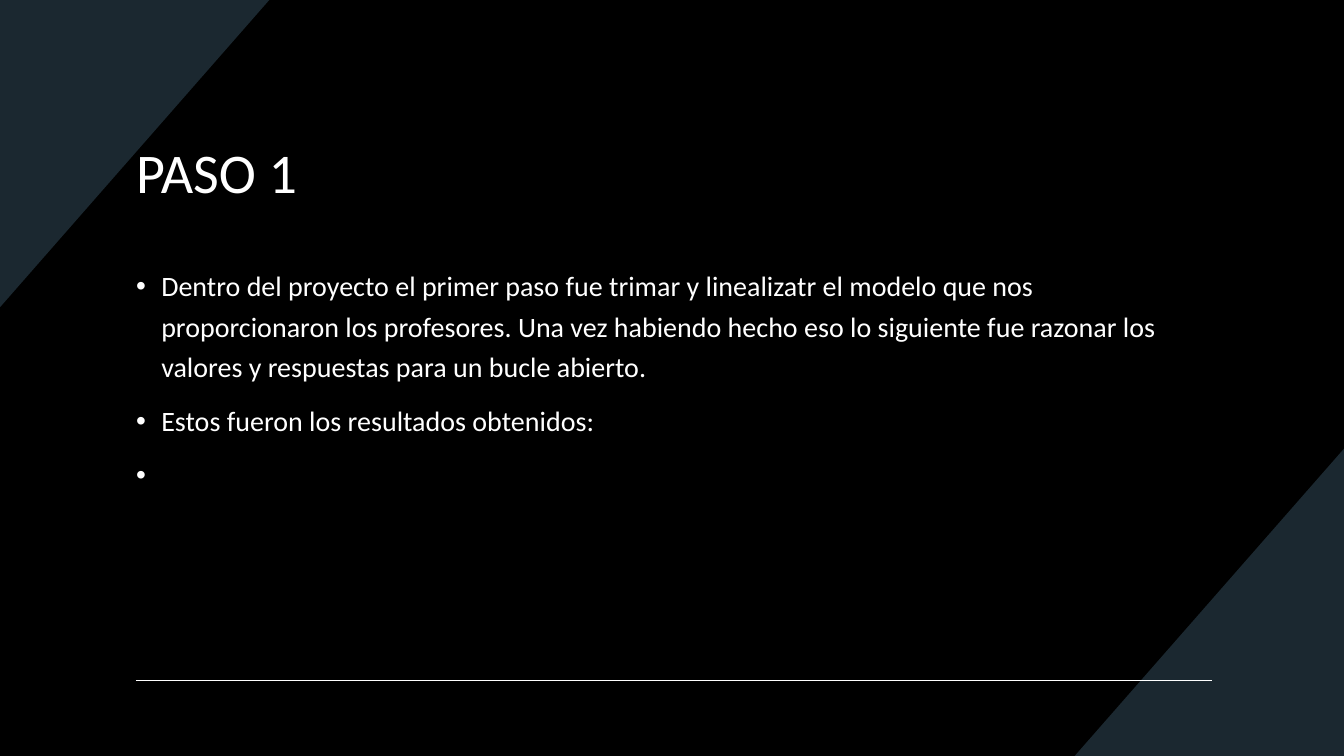
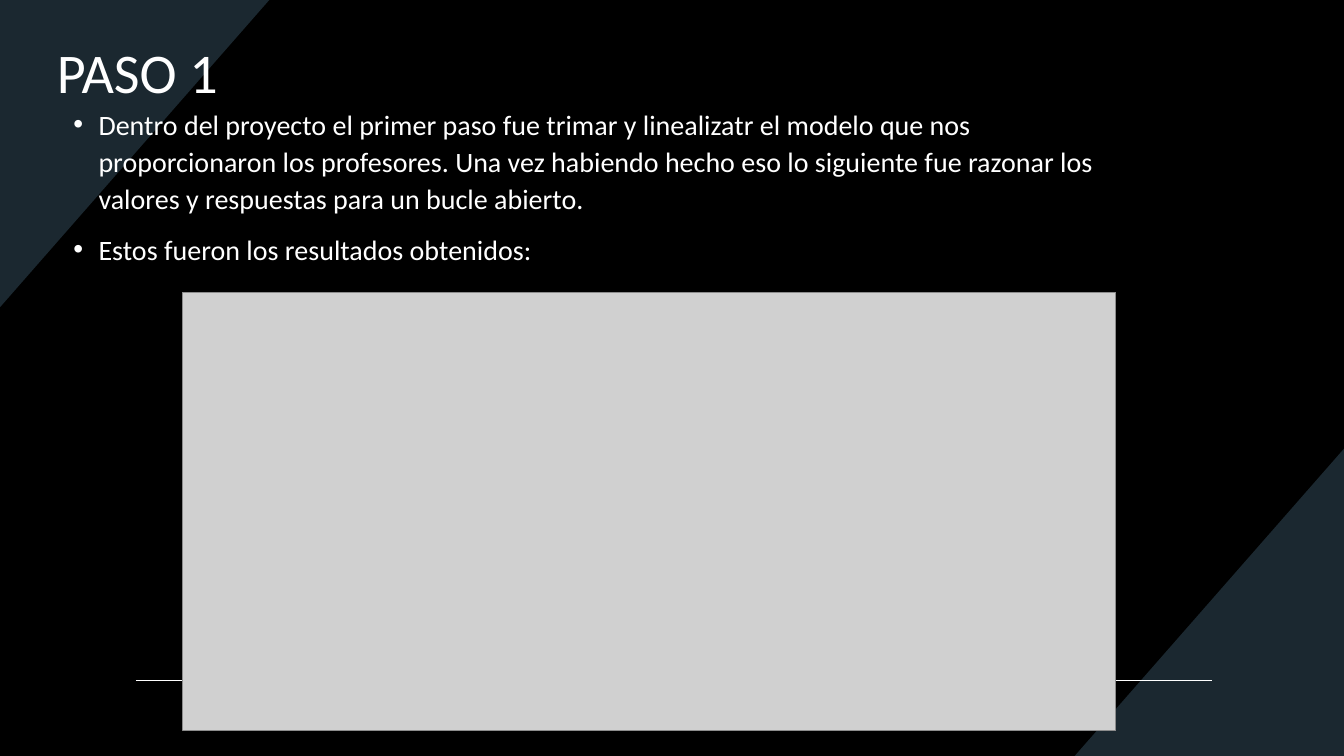
Before and after one commit to SamOctGonzAzpeitia/CyO, a slide deck: slide 2 of Presentacion1.pptx. Drawn at 1344x756 pixels with LibreOffice and Linux fonts; fonts in the diff are those of the drawing; grey boxes stand for pictures. Boxes give left, top, right and bottom in pixels: in the first picture for what was removed or moved away, otherwise in the second. Text is boxed around its words. In the diff, an @@ line names an element or a change of style, - is before the commit and + after.

Commit message:
Primera parte

```diff
--- a/Presentacion1.pptx
+++ b/Presentacion1.pptx
@@ title "PASO 1": place and size @@
-title "PASO 1" at [136, 146, 297, 194]
+title "PASO 1" at [57, 56, 217, 106]
@@ text "Dentro del proyecto el primer ...": place and size @@
-text "Dentro del proyecto el primer ..." at [161, 276, 1155, 432]
+text "Dentro del proyecto el primer ..." at [99, 112, 1092, 261]
@@ text "Dentro del proyecto el primer ..." at [99, 112, 1092, 261]: line spacing 1.2 to 1.1 @@
@@ picture added at [182, 292, 1116, 731] @@
```
Also in this commit, not shown: 1 other slide changed, 1 slide added, 6 other files.
